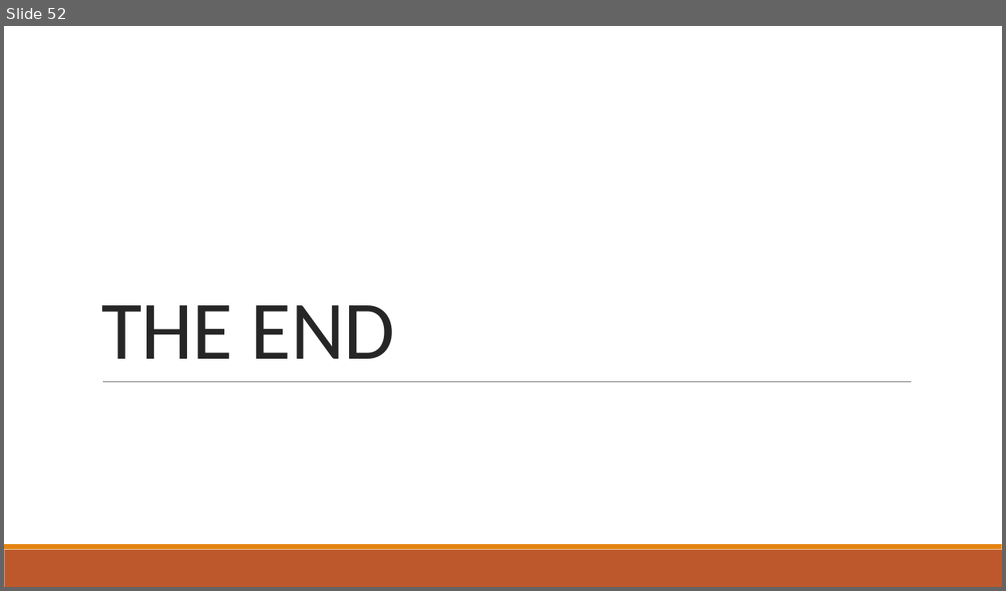
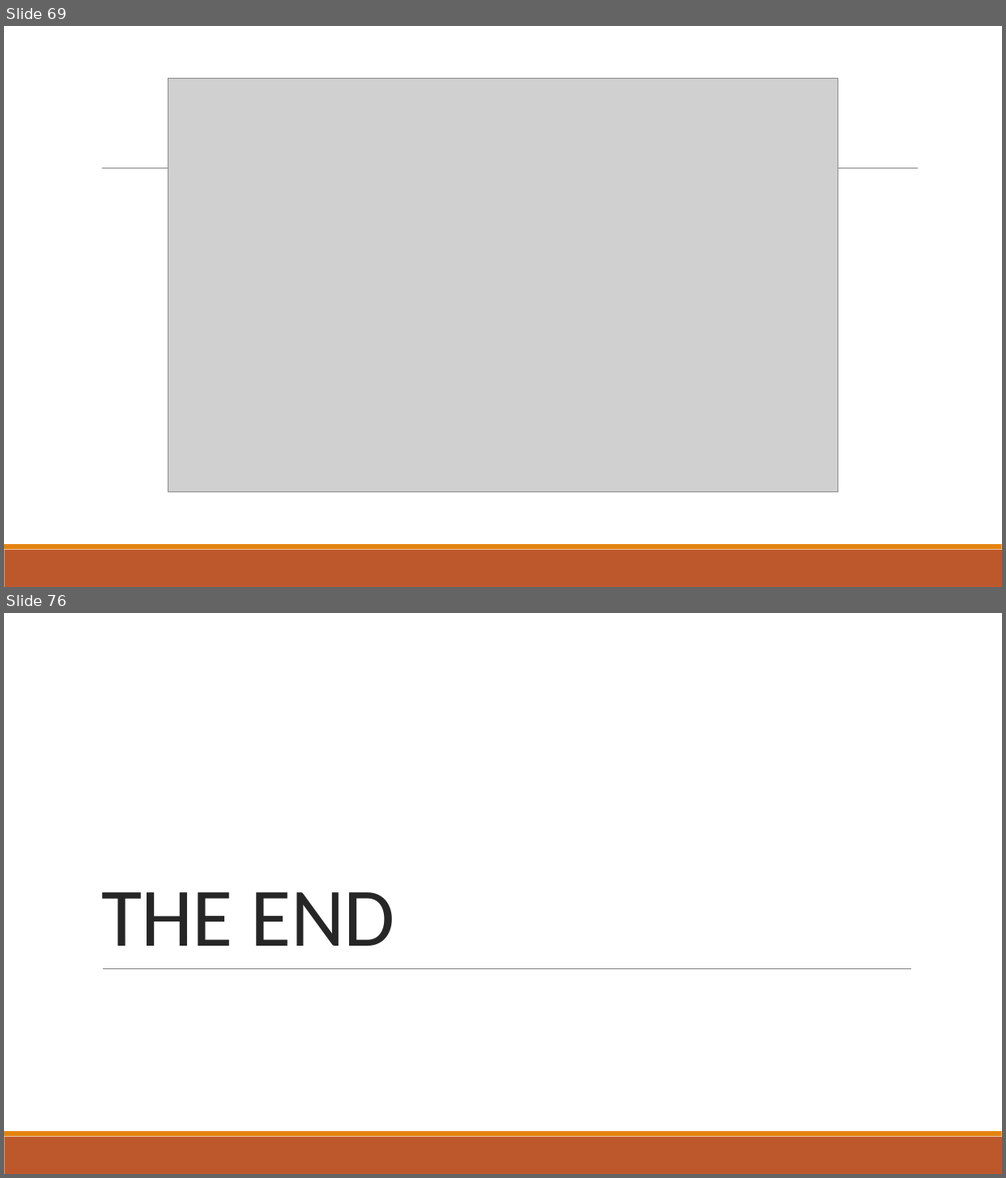
Before and after one commit to mpan31415/AutonomyFitts, a slide deck: R_analysis/results_interpretation_short.pptx. Shown one above the other, each under a label of ours: slide 52 before the commit, slides 69 and 76 after it; the slides between them are not shown. The pictures are 1006x591 and 1006x1178 pixels, drawn with LibreOffice and Linux fonts; fonts in the diff are those of the drawing; grey boxes stand for pictures. Boxes give left, top, right and bottom in pixels: in the first picture for what was removed or moved away, otherwise in the second. Text is boxed around its words. In the diff, an @@ line names an element or a change of style, - is before the commit and + after.

```diff
--- a/R_analysis/results_interpretation_short.pptx
+++ b/R_analysis/results_interpretation_short.pptx
@@ slide 69 added at bbox=[4, 26, 1002, 587], background #FFFFFF @@
@@ picture added at bbox=[168, 79, 838, 492] @@
@@ line added from (102, 169) to (918, 169), #808080 0.5 pt @@
@@ rectangle added at bbox=[4, 550, 1002, 587], fill #BD582C @@
@@ rectangle added at bbox=[4, 544, 1002, 550], fill #E48312 @@
@@ what was slide 52 is now slide 76 @@
```
Also in this commit, not shown: 23 other slides added, 2 other files.
